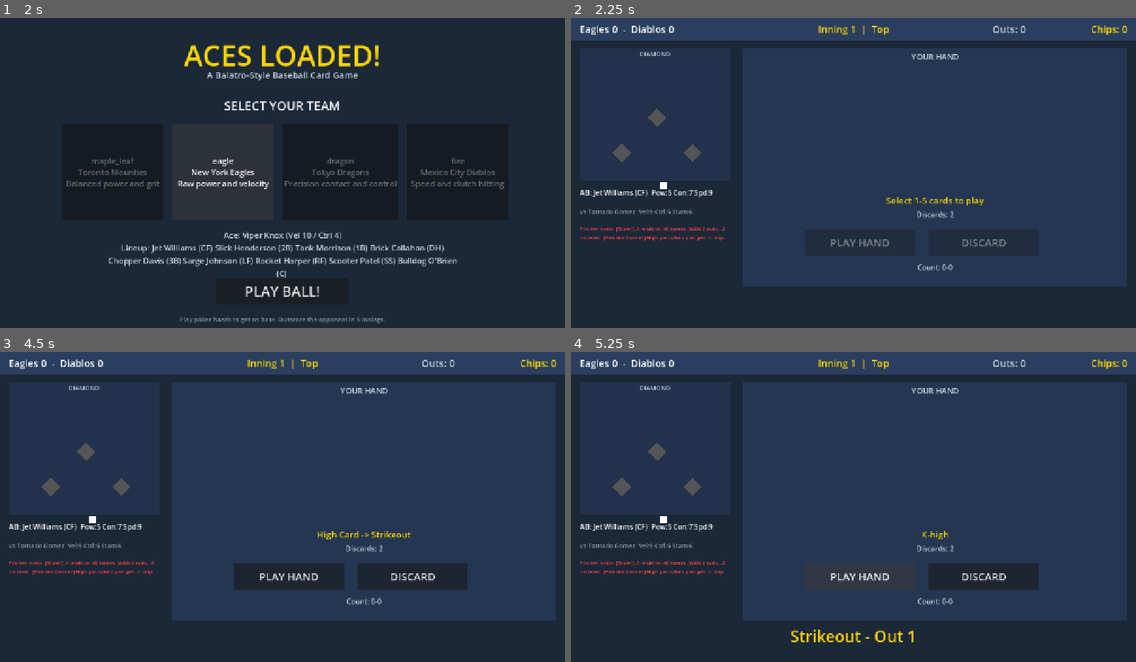
Above: before the commit, frames 1-4 (two rows, left to right).
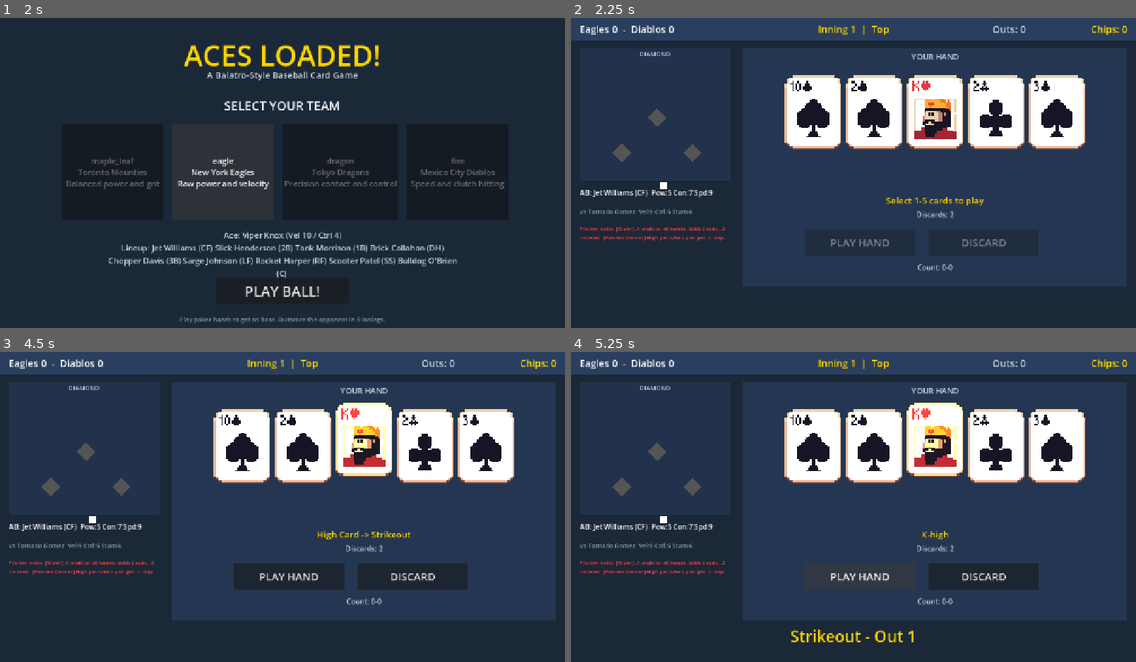
Above: after the commit, the same moments.

Repository: jakenbear/diamond-joker
Game: Godot game, scene res://scenes/title_scene.tscn
Two runs of this game, one before a commit and one after it. Both use one fixed random seed, a clock stepped at 60 frames per second and the inputs below.
Inputs (mouse positions are in pixels of both pictures, inside the frame that each line leads up to):
- Up to frame 1 (2 s): click "eagle New York Eagles Raw pow…" at 0.5 s; click "eagle New York Eagles Raw pow…" at 1.25 s
- Up to frame 2 (2.25 s): click "PLAY BALL!" at 2 s
- Up to frame 3 (4.5 s): tap Enter at 2.75, 4.25 s; move the mouse to (406, 494) at 2.77 s; click (406, 494) at 2.92 s; tap Space at 3.5 s; drag from (169, 525) to (254, 575) at 3.52 s; move the mouse to (339, 441) at 4.27 s; click (339, 441) at 4.42 s
- Up to frame 4 (5.25 s): click "PLAY HAND" at 5 s

Frame 1 is identical in both runs. In frame 2, 12% of the frame differs, in the area x 37-91%, y 18-43%; in frame 3, 12%; in frame 4, 12%.

Commit message:
Fix card art not displaying — fix type and expand mode
Array type was Panel but storing TextureRect (silent failure). Added
expand_mode = EXPAND_IGNORE_SIZE so images scale up from 32x42 to
fill the 128x168 slot.

Co-Authored-By: Claude Opus 4.6 <noreply@anthropic.com>

Diff:
--- a/godot/scenes/game_scene.gd
+++ b/godot/scenes/game_scene.gd
@@ -37,8 +37,8 @@
 var base_indicators: Array[ColorRect] = []
 var runner_labels: Array[Label] = []
 
-# Card slots (each is a Panel with a TextureRect + click handling)
-var card_panels: Array[Panel] = []
+# Card slots (TextureRect nodes showing card art)
+var card_panels: Array[TextureRect] = []
 var card_textures: Array[TextureRect] = []
 var selected_indices: Array[int] = []
 var strike_count: int = 0
@@ -77,6 +77,7 @@
 	# Just the card image — no background panel, no border
 	var tex_rect := TextureRect.new()
 	tex_rect.custom_minimum_size = Vector2(128, 168)
+	tex_rect.expand_mode = TextureRect.EXPAND_IGNORE_SIZE  # allow scaling beyond texture size
 	tex_rect.stretch_mode = TextureRect.STRETCH_KEEP_ASPECT_CENTERED
 	tex_rect.texture_filter = CanvasItem.TEXTURE_FILTER_NEAREST  # pixel art stays crisp
 	tex_rect.mouse_filter = Control.MOUSE_FILTER_STOP
